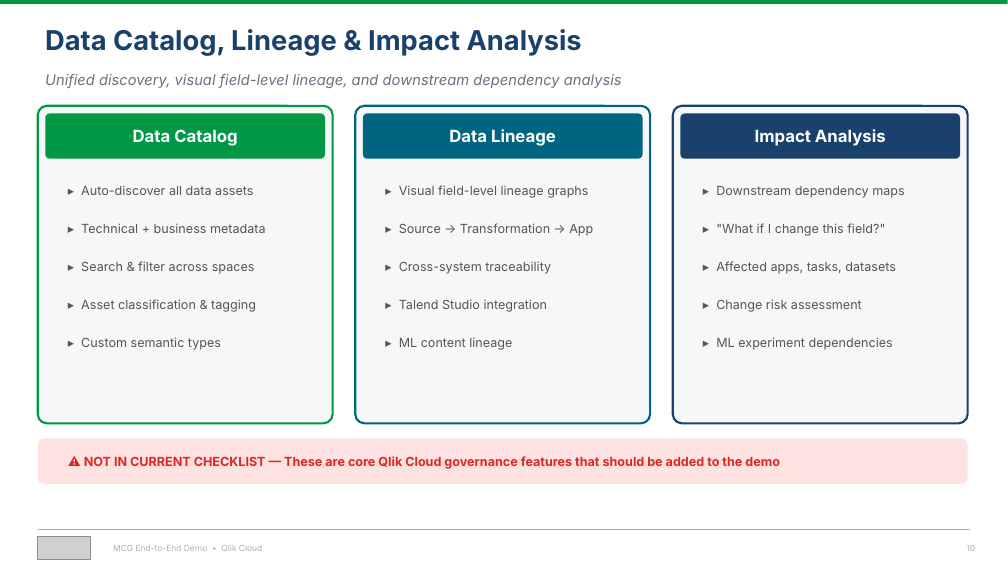
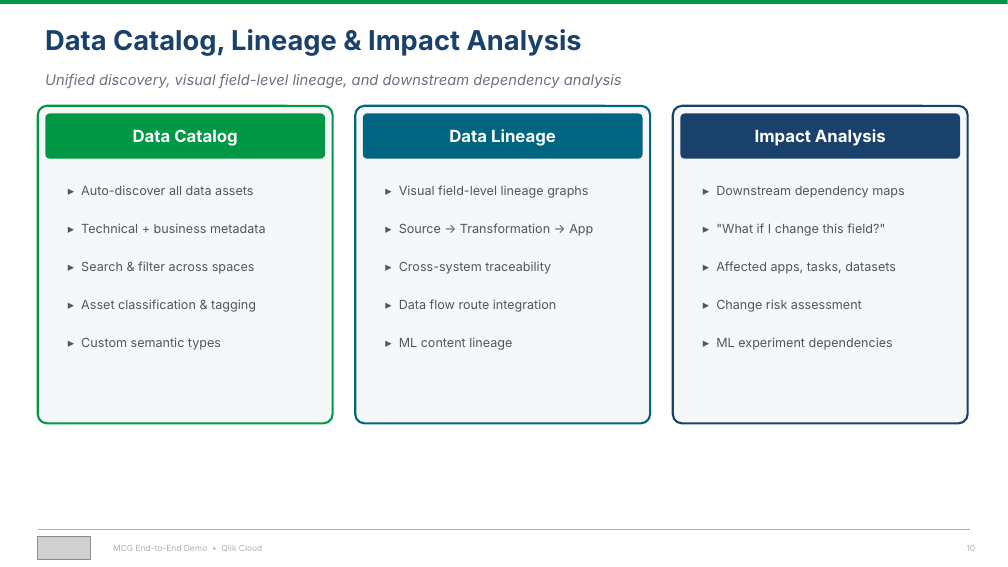
Before and after one commit to robertschoenfeldqlik/meridan_retail_group_qlik_demo_assets, a slide deck: slide 10 of MCG_Demo_Overview_Four_Stories.pptx. Drawn at 1008x567 pixels with LibreOffice and Linux fonts; fonts in the diff are those of the drawing; grey boxes stand for pictures. Boxes give left, top, right and bottom in pixels: in the first picture for what was removed or moved away, otherwise in the second. Text is boxed around its words. In the diff, an @@ line names an element or a change of style, - is before the commit and + after.

```diff
--- a/MCG_Demo_Overview_Four_Stories.pptx
+++ b/MCG_Demo_Overview_Four_Stories.pptx
@@ text at (x1=399, y1=299, x2=556, y2=312): text changed @@
-▸ Talend Studio integration
+▸ Data flow route integration
@@ rounded rectangle removed at (x1=38, y1=439, x2=968, y2=484) @@
@@ text removed at (x1=84, y1=456, x2=780, y2=469) @@
-⚠ NOT IN CURRENT CHECKLIST — These are core Qlik Cloud governance features that should be added to the demo
```
Also in this commit, not shown: 6 other slides changed.
